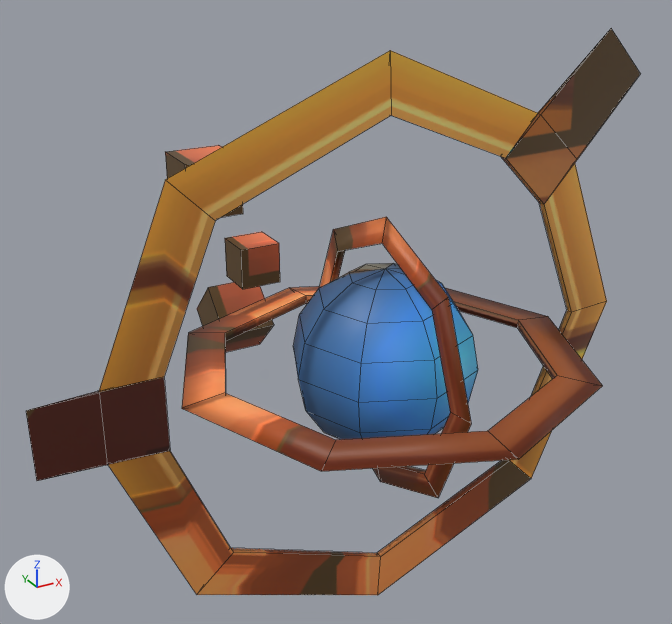
Two versions of the FBX model Assets/Models/Magnet Central/Buildings/magnetcentral_Anvil.fbx, one commit apart.
Both versions are drawn from a 50 mm camera at (-0.0495, -0.079, 0.1118) aimed at (0.0019, 0.0144, 0.0651). Every picture has the same lights, and +X, +Y and +Z are marked at lower left. Mesh edges are drawn as thin lines. Where no turn or scale is listed for an object, it has been applied to the vertices.

The scene before the commit, as lines of its bpy script (objects in view):
```python
me_mesh = bpy.data.meshes.new('Mesh')
me_mesh.from_pydata(...)  # 172 vertices, 180 faces; spans x -0.0384..0.034, y -0.0236..0.0574, z 0.0322..0.0992
me_mesh.materials.append(mat_anvil_diffuse)  # picture img_anvil_diffuse_1024_tga
ob_polysurface9 = bpy.data.objects.new('polySurface9', me_mesh)
ob_polysurface9.location = (0.0, 0.0, 0.0)
```
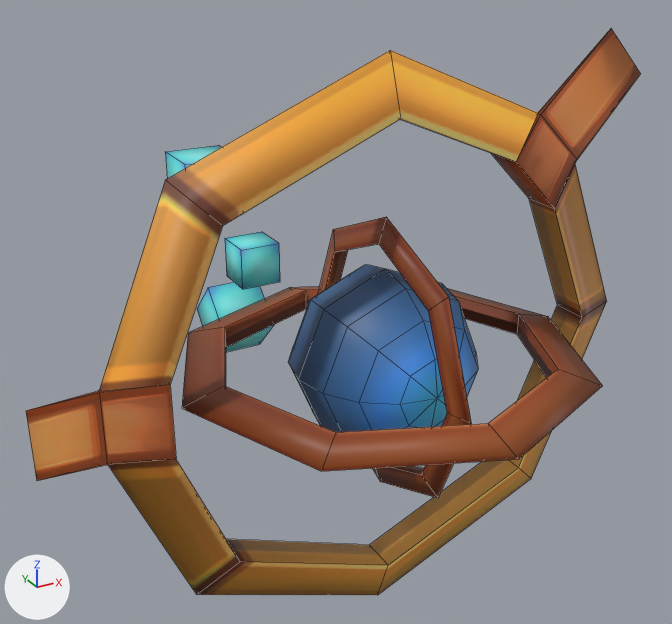
The newer file is also rescaled (x1.124) as a whole; pictures and numbers use the older file's frame.

Edits to the bpy script that builds the scene:
```text
Change me_mesh:
    where me_mesh.from_pydata(...)  # 172 vertices, 180 faces; spans x -0.0384..0.034, y -0.0236..0.0574, z 0.0322..0.0992
    used by ob_polysurface9; location = (0.0, 0.0, 0.0)
    me_mesh part 1
    64 vertices are removed from x -0.0189..0.0189, y -0.0189..0.0189, z 0.0519..0.079
    112 faces are deleted
    10 vertices in x -0.0253..0.0271, y 0.0005, z 0.0384..0.0925 move by (0.0, 0.0018, 0.0)
    10 vertices in x -0.0253..0.0271, y -0.0005, z 0.0384..0.0925 move by (0.0, -0.0018, 0.0)
    48 vertices are added at x -0.0189..0.0189, y -0.0189..0.0189, z 0.0519..0.079
    8 new vertices lie (0.0018, 0.0, 0.0) away from vertices in x -0.0009, y -0.0136..0.0136, z 0.0519..0.079
    8 new vertices lie (0.0, 0.0, 0.0027) away from vertices in x -0.0189..0.0189, y -0.0189..0.0189, z 0.0641
    112 new faces join them
    me_mesh part 2: 68 kept faces spanning x -0.0384..0.034, y -0.0023..0.0574, z 0.0322..0.0992 get new texture (UV) coordinates
```

Pixel boxes (x1, y1, x2, y2) of what changed, in the pictures (672 x 624 px; the box of a moved part takes in the faces that stretch with it):
part 1 of me_mesh, moved or reshaped
    both: (182, 217, 602, 498)
part 2 of me_mesh, surface changed
    both: (26, 28, 640, 595)
